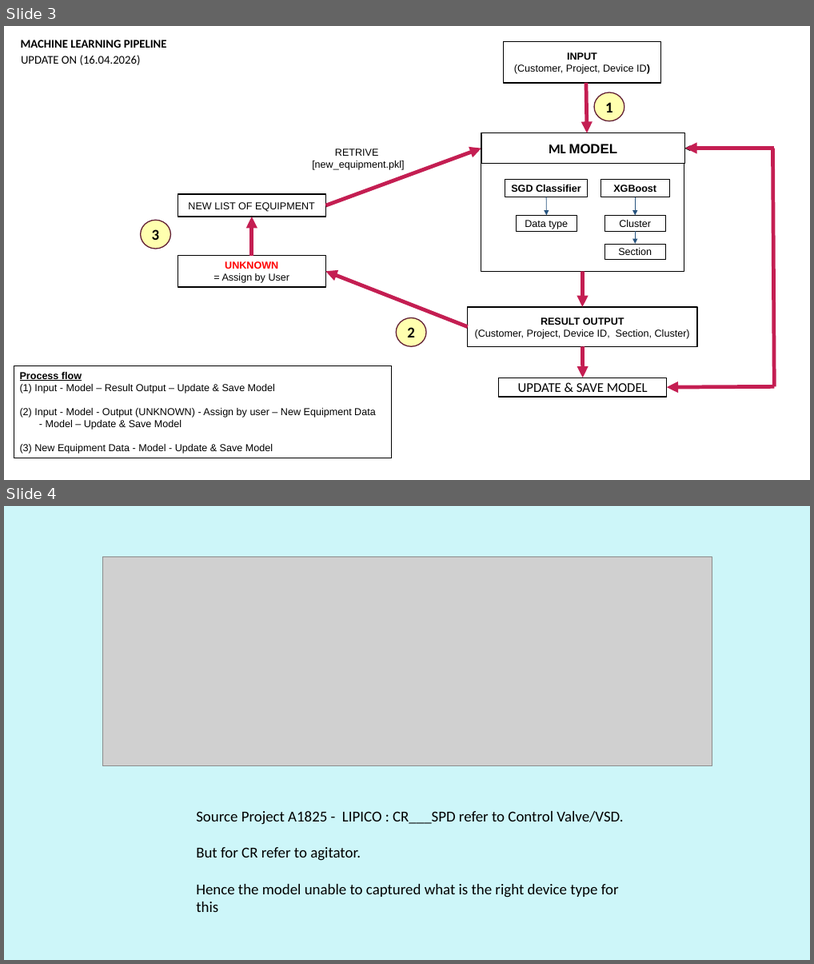
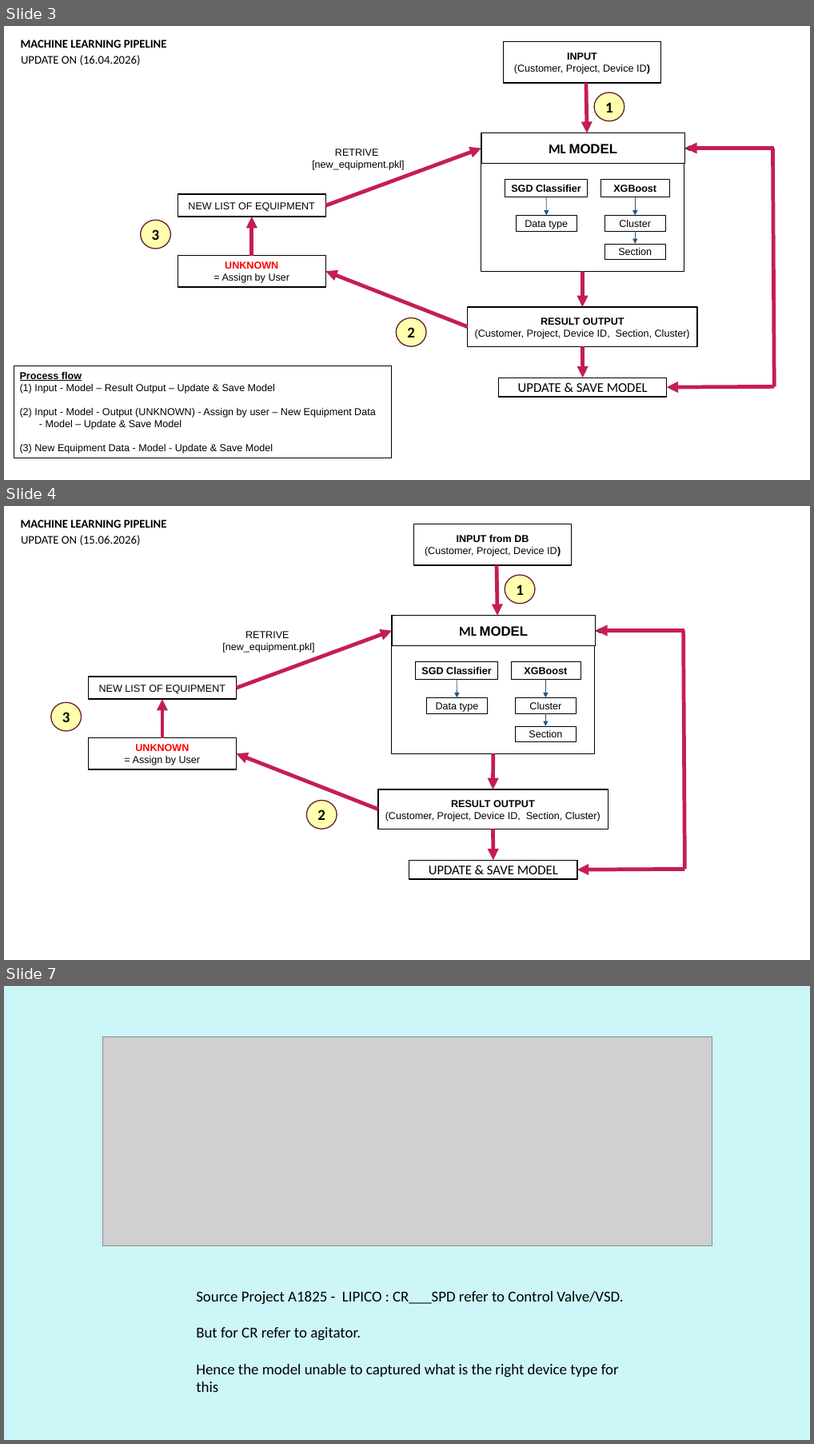
Before and after one commit to Syaziyah30/DeviceCluster, a slide deck: 1.training_model/supplementary/Device Identifier 20260520.pptx. Shown one above the other, each under a label of ours: slides 3 and 4 before the commit, slides 3, 4 and 7 after it; the slides between them are not shown. The pictures are 814x964 and 814x1444 pixels, drawn with LibreOffice and Linux fonts; fonts in the diff are those of the drawing; grey boxes stand for pictures. Boxes give left, top, right and bottom in pixels: in the first picture for what was removed or moved away, otherwise in the second. Text is boxed around its words. In the diff, an @@ line names an element or a change of style, - is before the commit and + after.

```diff
--- a/1.training_model/supplementary/Device Identifier 20260520.pptx
+++ b/1.training_model/supplementary/Device Identifier 20260520.pptx
@@ slide 4 added at (4,506,810,960), background #FFFFFF @@
@@ text added at (21,520,167,528), 14 pt, text #000000, bold @@
+MACHINE LEARNING PIPELINE
@@ rectangle added at (414,524,571,565), fill #FFFFFF, outline #000000 1.25 pt, 12 pt, text #000000 @@
+INPUT from DB
+(Customer, Project, Device ID)
@@ text added at (21,535,141,545), 14 pt, text #000000 @@
+UPDATE ON (15.06.2026)
@@ arrow added from (497, 565) to (498, 616), #C41E52 4.5 pt @@
@@ ellipse added at (505,575,535,604), fill #FFFFAF, outline #632135 1.25 pt, 18 pt, text #000000, bold @@
+1
@@ rectangle added at (392,616,596,646), fill #FFFFFF, outline #000000 1.25 pt, 16 pt, text #000000, bold @@
+ML MODEL
@@ text added at (222,631,314,652), 12 pt, text #000000 @@
+RETRIVE
+[new_equipment.pkl]
@@ arrow added from (236, 688) to (392, 631), #C41E52 4.5 pt @@
@@ rectangle added at (392,635,595,753), fill #FFFFFF, outline #000000 1 pt @@
@@ arrow added from (685, 631) to (596, 631), #000000 2.25 pt @@
@@ arrow added from (685, 631) to (596, 631), #C41E52 4.5 pt @@
@@ line added from (684, 631) to (685, 869), #C41E52 4.5 pt @@
@@ rectangle added at (416,661,498,679), fill #FFFFFF, outline #000000 0.5 pt, 12 pt, text #000000, bold @@
+SGD Classifier
@@ rectangle added at (511,661,581,679), fill #FFFFFF, outline #000000 0.5 pt, 12 pt, text #000000, bold @@
+XGBoost
@@ rectangle added at (88,676,236,699), fill #FFFFFF, outline #000000 1.25 pt, 12 pt, text #000000 @@
+NEW LIST OF EQUIPMENT
@@ arrow added from (457, 679) to (457, 698), #27537E 0.75 pt @@
@@ arrow added from (546, 679) to (546, 698), #27537E 0.75 pt @@
@@ ellipse added at (51,702,82,731), fill #FFFFAF, outline #632135 1.25 pt, 18 pt, text #000000, bold @@
+3
@@ arrow added from (162, 738) to (162, 699), #C41E52 4.5 pt @@
@@ rectangle added at (427,698,488,713), fill #FFFFFF, outline #000000 0.5 pt, 12 pt, text #000000 @@
+Data type
@@ rectangle added at (516,698,577,713), fill #FFFFFF, outline #000000 0.5 pt, 12 pt, text #000000 @@
+Cluster
@@ arrow added from (546, 713) to (546, 726), #27537E 0.75 pt @@
@@ rectangle added at (88,738,236,769), fill #FFFFFF, outline #000000 1.25 pt, 12 pt, text #000000 @@
+UNKNOWN
+= Assign by User
@@ rectangle added at (516,726,577,742), fill #FFFFFF, outline #000000 0.5 pt, 12 pt, text #000000 @@
+Section
@@ arrow added from (378, 809) to (236, 753), #C41E52 4.5 pt @@
@@ arrow added from (494, 753) to (494, 789), #C41E52 4.5 pt @@
@@ rectangle added at (378,789,608,828), fill #FFFFFF, outline #000000 1.25 pt, 12 pt, text #000000 @@
+RESULT OUTPUT
+(Customer, Project, Device ID, Section, Cluster)
@@ ellipse added at (307,800,338,828), fill #FFFFAF, outline #632135 1.25 pt, 18 pt, text #000000, bold @@
+2
@@ arrow added from (494, 828) to (494, 860), #C41E52 4.5 pt @@
@@ rectangle added at (410,860,578,879), fill #FFFFFF, outline #000000 1.25 pt, 16 pt, text #000000 @@
+UPDATE & SAVE MODEL
@@ arrow added from (685, 869) to (578, 869), #C41E52 4.5 pt @@
@@ what was slide 4 is now slide 7 @@
```
Also in this commit, not shown: 2 other slides added, 4 other files.
